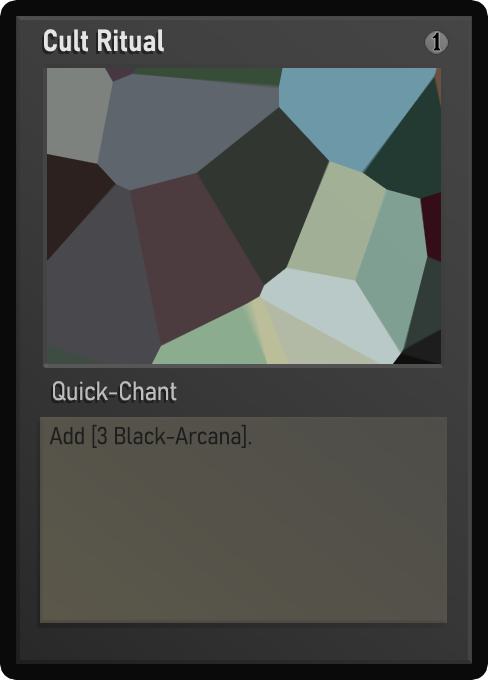
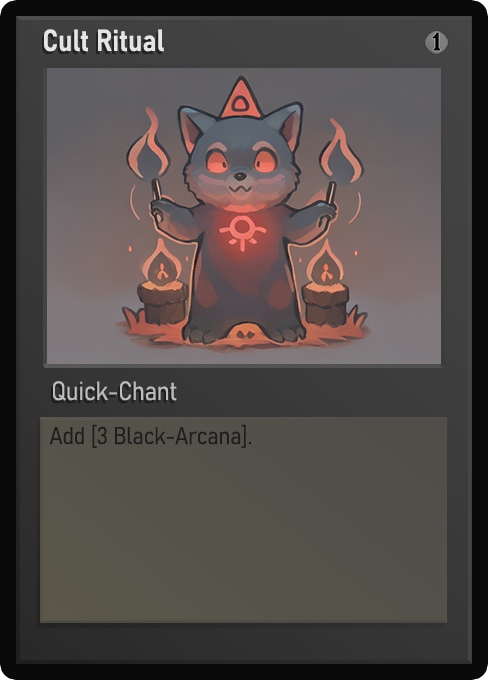
Comparing the layer stacks of the two 488x680 images. Changes:
painted on "Name" over box(44, 30, 155, 52)
painted on "Class" over box(55, 383, 156, 401)
painted on "Desc_norm" over box(63, 426, 241, 445)
painted on "Artwork" over box(47, 68, 441, 364)
